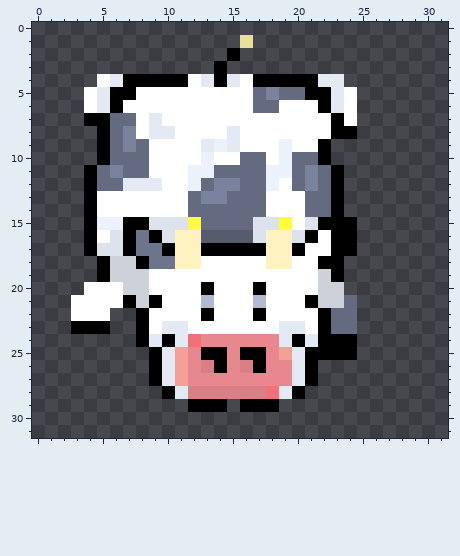
Pixel-art sprite: Artes/vaca comum/vaca comum down/vaca comum down3.png. That is the earlier state.
The file is 32x32 pixels.
After:
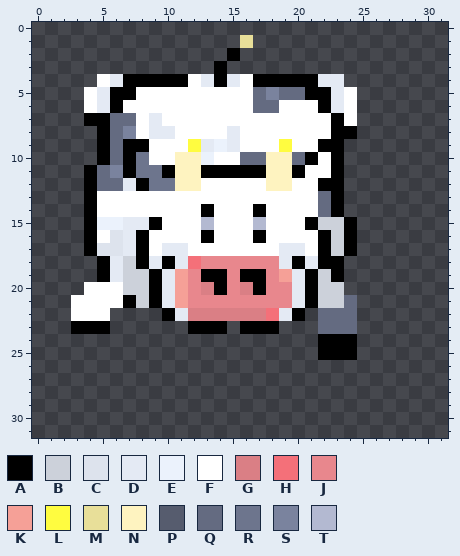
Palette (. is transparent): A #000000  B #ccd1da  C #dde3ed  D #e4eaf4  E #ebf2fc  F #ffffff  G #da7f85  H #f47079  J #e8878d  K #f5a097  L #fffc40  M #e8df99  N #fef3c0  P #565c6e  Q #646b81  R #6d758d  S #7a839e  T #b3b9d1
The edit:
y 9: x 7..8 SQ -> AA; x 12 F -> L; x 19 E -> L; x 23 . -> A
y 10: x 7..8 QQ -> AR; x 11..12 FF -> NN; x 18..19 FE -> NN; x 21..23 QA. -> AFA
y 11: x 7..22 QQFFFEEQQQQEEQSQ -> ARRANNAAAAANNAFF
y 12: x 8..22 DDFFEQSSQQEFQSQ -> ARRNNFFFFFNNFFA
y 13: x 12..17 QSSQQQ -> FFFFFF; x 21 Q -> F
y 14: x 12..17 QQQQQQ -> FAFFFA; x 21 Q -> F
y 15: x 7..19 AACCCLQQQQCCL -> DDAFFFTFFFTFF; x 21..23 CAA -> ABB
y 16: x 7..23 ARACNNPPPPCNNCAFA -> DAFFFFAFFFAFFFFAB
y 17: x 7..20 ARRANNAAAAANNA -> DAFDDFFFFFFFDD; x 22..23 FA -> AB
y 18: x 6 B -> D; x 9..21 RRNNFFFFFNNFF -> DADHJJJJJJDAD
y 19: x 6 B -> D; x 9..21 FFFFFFFFFFFFF -> ADKJAAJAAJKDA
y 20: x 9..16 FFFFAFFF -> ADKJGAJG; x 18..21 FFFF -> JJDA
y 21: x 10..20 FFFTFFFTFFF -> DKJJJJJJJJD
y 22: x 8..22 AFFFFAFFFAFFFFA -> ..ADGGGGGGHDA.Q
y 23: x 8..22 AFDDFFFFFFFDDFA -> ....AAA.AAA...Q
y 24: x 8..21 ADADHJJJJJJDAD -> ..............
y 25: x 9..21 ADKJAAJAAJKDA -> .............
y 26: x 9..21 ADKJGAJGAJJDA -> .............
y 27: x 9..21 ADKJJJJJJJJDA -> .............
y 28: x 10..20 ADGGGGGGHDA -> ...........
y 29: x 12..14 AAA -> ...; x 16..18 AAA -> ...
Boxes around the changes in both pictures, in picture pixels (x1, y1, x2, y2):
changed: (110, 139, 344, 412)
